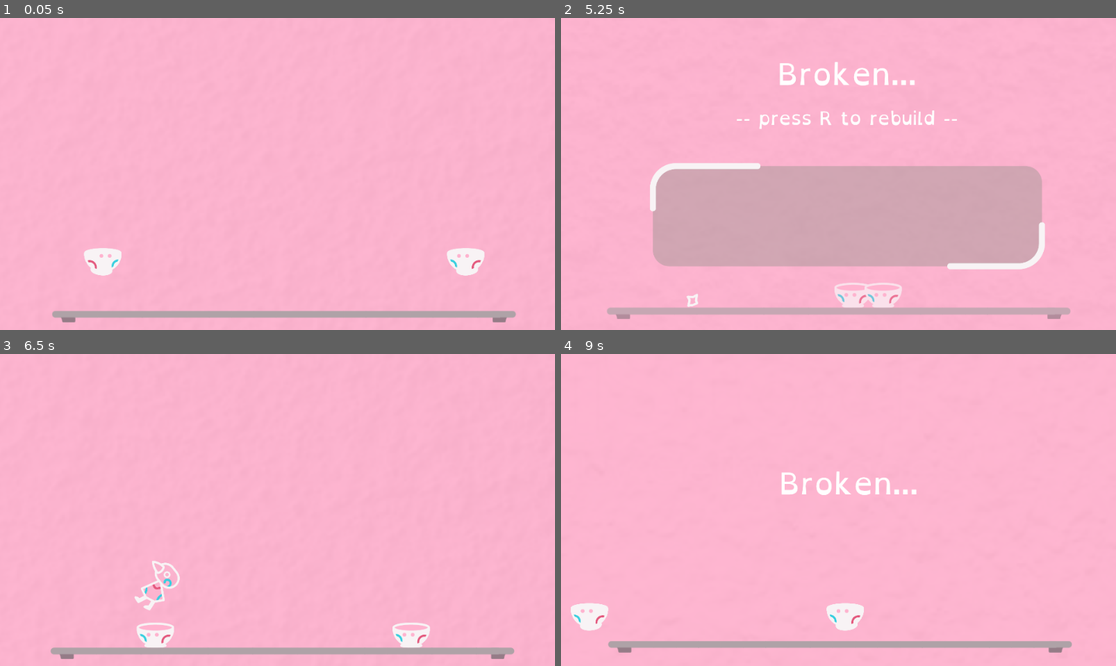
Above: before the commit, frames 1-4 (two rows, left to right).
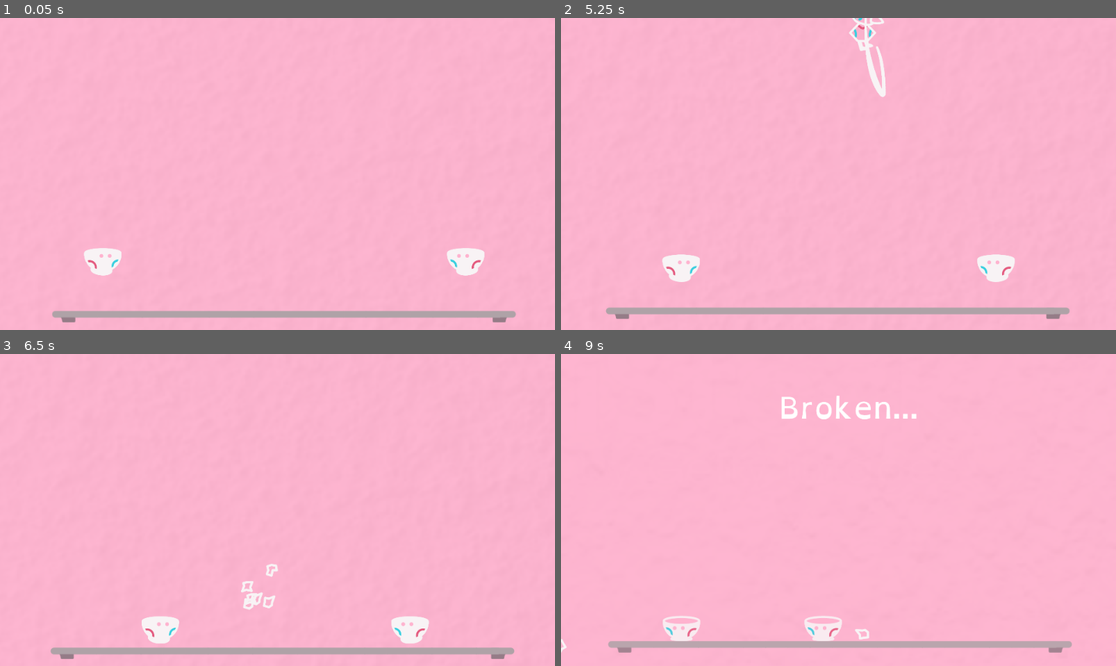
Above: after the commit, the same moments.

Repository: TrueNarwhak/Glassware
Game: Godot game, scene res://rooms/Controller.tscn
Two runs of this game, one before a commit and one after it. Both use one fixed random seed, a clock stepped at 60 frames per second and the inputs below.
Inputs (mouse positions are in pixels of both pictures, inside the frame that each line leads up to):
- Up to frame 1 (0.05 s): no input
- Up to frame 2 (5.25 s): tap Enter (ui_accept) at 0.5 s; move the mouse to (960, 158) at 0.52 s; hold D (move_right) 0.53-2.03 s; click (960, 158) at 0.6 s; tap Space (jump) at 0.77, 1.07, 1.52, 1.82, 3.02, 3.32, 3.77, 4.07, 4.52, 4.82 s; move the mouse to (727, 189) at 1.27 s; click (727, 189) at 1.35 s; move the mouse to (894, 105) at 2.02 s; hold A (move_left) 2.03-2.78 s; click (894, 105) at 2.1 s; move the mouse to (810, 236) at 2.77 s; hold D (move_right) 2.78-4.28 s; click (810, 236) at 2.85 s; move the mouse to (1005, 220) at 3.52 s; click (1005, 220) at 3.6 s; move the mouse to (672, 127) at 4.27 s; hold A (move_left) 4.28-5.03 s; click (672, 127) at 4.35 s; tap R (restart) at 5 s; move the mouse to (866, 174) at 5.02 s; hold D (move_right) from 5.03 s (still down); click (866, 174) at 5.1 s
- Up to frame 3 (6.5 s): tap R (restart) at 5.75 s; move the mouse to (194, 432) at 5.77 s; release D (move_right) at 5.78 s; hold A (move_left) from 5.78 s (still down); click (194, 432) at 5.85 s; tap Space (jump) at 6.02, 6.32 s
- Up to frame 4 (9 s): move the mouse to (960, 494) at 6.52 s; click (960, 494) at 6.6 s; tap Space (jump) at 6.77, 7.07, 7.52, 7.82 s; move the mouse to (727, 525) at 7.27 s; release A (move_left) at 7.28 s; hold D (move_right) from 7.28 s (still down); click (727, 525) at 7.35 s; move the mouse to (894, 441) at 8.02 s; click (894, 441) at 8.1 s; move the mouse to (810, 572) at 8.77 s; click (810, 572) at 8.85 s

The runs differ from the first frame. In frame 2, 25% of the frame differs, in the area x 8-92%, y 0-97%; in frame 3, 1.5%; in frame 4, 2.7%.

Commit message:
Camera Screen Shake Options

Diff:
--- a/Glass Like/objects/LeanCamera.gd
+++ b/Glass Like/objects/LeanCamera.gd
@@ -1,11 +1,20 @@
 # CAMERA BY [redacted] AND GODOT RECIPIES
 extends Camera2D
 
+# rumble shake
 export var decay = 0.8
 export var max_offset = Vector2(100, 75)
 export var max_roll = 0.1
 export var trauma = 0.0
 export var trauma_power = 100
+
+# rotate shake
+export var rotate_shake = -4.6
+export var rotate_shake_reset = 0.2
+
+# zoom pop
+export var zoom_pop = 1.02
+export var zoom_reset = 0.05
 
 onready var player = get_parent().get_node("Player")
 
@@ -24,8 +33,14 @@
 		lean_camera_towards_mouse_(delta)
 
 	# Shake
-	if trauma and Options.screenshake:
-		trauma = max(trauma - decay * delta, 0)
+#	if trauma and Options.screenshake:
+#		trauma = max(trauma - decay * delta, 0)
+
+	# Reset Rotation
+	rotation_degrees = lerp(rotation_degrees, 0.0, rotate_shake_reset)
+
+	# Reset Zoom
+	zoom = lerp(zoom, Vector2(1.0, 1.0), zoom_reset)
 
 
 func lean_camera_towards_mouse_(delta):
--- a/Glass Like/objects/LeanCamera.tscn
+++ b/Glass Like/objects/LeanCamera.tscn
@@ -3,5 +3,10 @@
 [ext_resource path="res://objects/LeanCamera.gd" type="Script" id=1]
 
 [node name="LeanCamera" type="Camera2D"]
+rotating = true
 current = true
 script = ExtResource( 1 )
+rotate_shake = -2.67
+rotate_shake_reset = 0.084
+zoom_pop = 1.035
+zoom_reset = 0.059
--- a/Glass Like/objects/foes/enemy.gd
+++ b/Glass Like/objects/foes/enemy.gd
@@ -38,7 +38,9 @@
 
 	# Shake
 	if camera:
-		camera.shake()
+		#camera.shake()
+		camera.rotation_degrees = [camera.rotate_shake, -camera.rotate_shake][randi() % 2]
+		camera.zoom = Vector2(camera.zoom_pop, camera.zoom_pop)
 
 	print("death of enemy")
 	queue_free()
--- a/Glass Like/rooms/Menus/RunStats.gd
+++ b/Glass Like/rooms/Menus/RunStats.gd
@@ -21,5 +21,5 @@
 		get_tree().reload_current_scene()
 
 
-func _on_AnimationPlayer_animation_finished(anim_name):
+func set_respawn_ability():
 	can_respawn = true
--- a/Glass Like/rooms/Menus/RunStats.tscn
+++ b/Glass Like/rooms/Menus/RunStats.tscn
@@ -90,6 +90,20 @@
 "update": 0,
 "values": [ Color( 1, 0.705882, 0.815686, 0 ), Color( 1, 0.705882, 0.815686, 0.152941 ) ]
 }
+tracks/6/type = "method"
+tracks/6/path = NodePath("..")
+tracks/6/interp = 1
+tracks/6/loop_wrap = true
+tracks/6/imported = false
+tracks/6/enabled = true
+tracks/6/keys = {
+"times": PoolRealArray( 1.7 ),
+"transitions": PoolRealArray( 1 ),
+"values": [ {
+"args": [  ],
+"method": "set_respawn_ability"
+} ]
+}
 
 [sub_resource type="Animation" id=4]
 length = 0.001
@@ -242,5 +256,3 @@
 [node name="AnimationPlayer" type="AnimationPlayer" parent="Control"]
 anims/ComeIn = SubResource( 3 )
 anims/RESET = SubResource( 4 )
-
-[connection signal="animation_finished" from="Control/AnimationPlayer" to="." method="_on_AnimationPlayer_animation_finished"]
